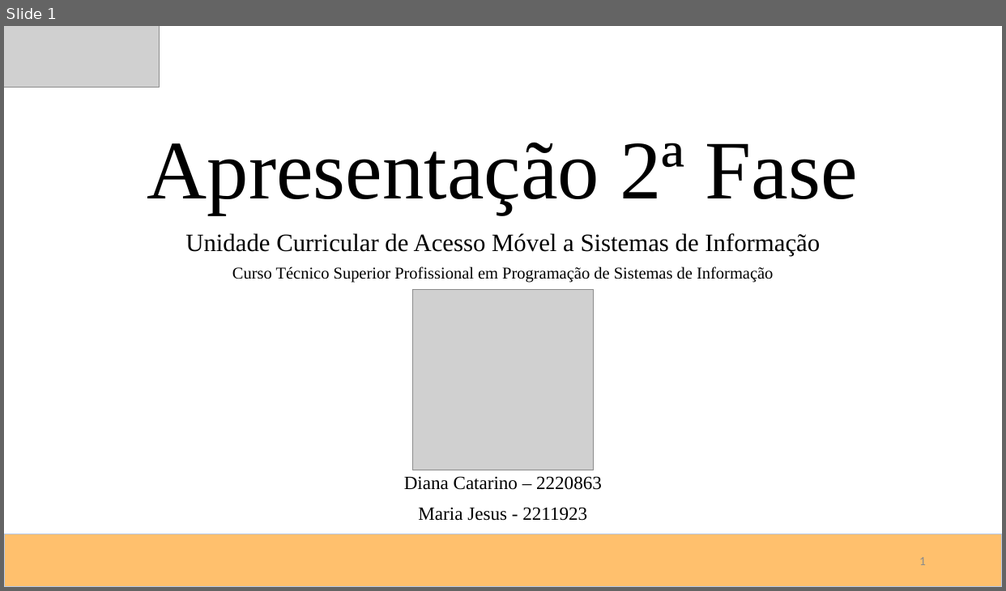
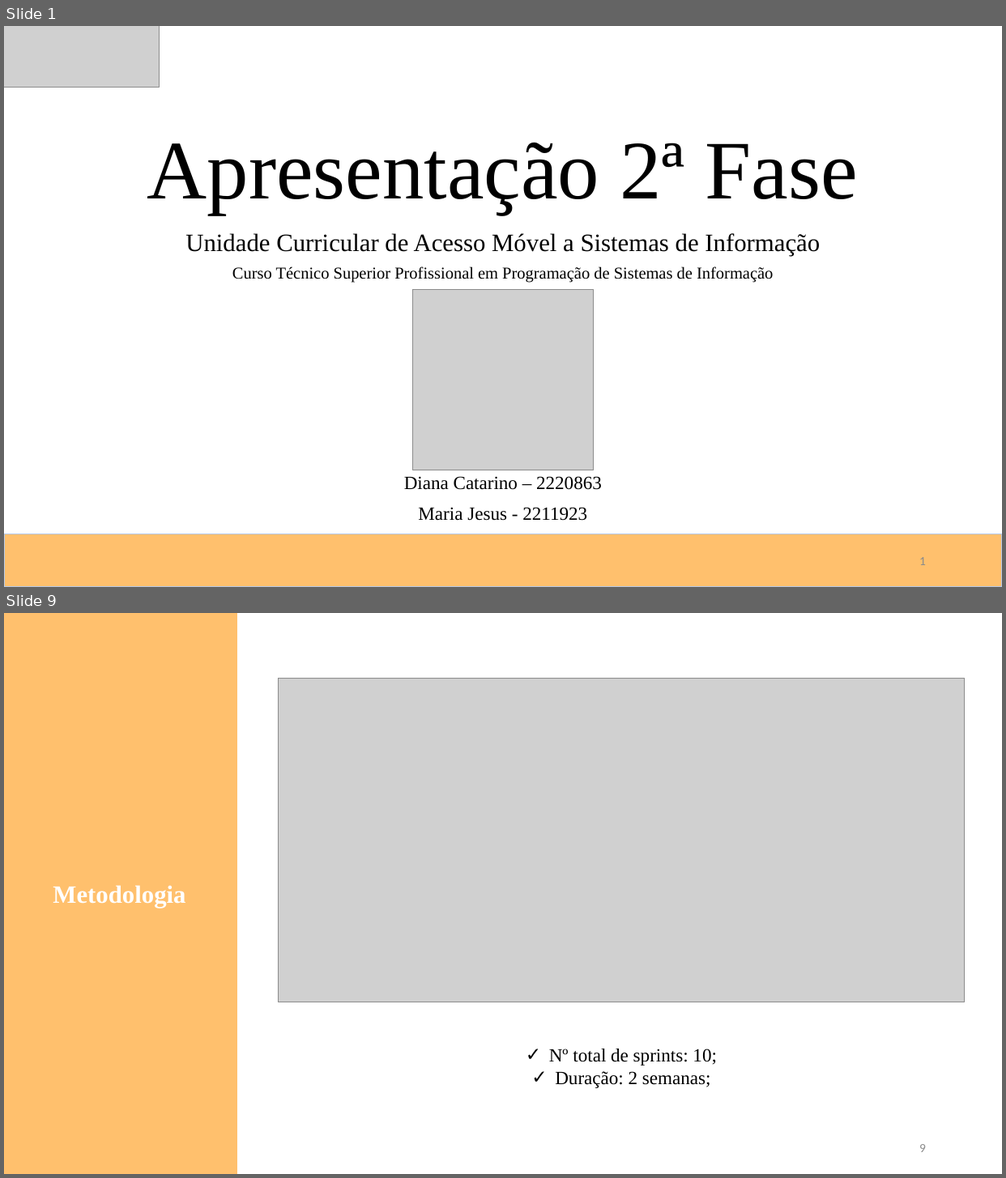
Before and after one commit to dianacatarino/PSI_AMSI_202324, a slide deck: doc/Apresentação 2ª Fase.pptx. Shown one above the other, each under a label of ours: slide 1 before the commit, slides 1 and 9 after it; the slides between them are not shown. The pictures are 1006x591 and 1006x1178 pixels, drawn with LibreOffice and Linux fonts; fonts in the diff are those of the drawing; grey boxes stand for pictures. Boxes give left, top, right and bottom in pixels: in the first picture for what was removed or moved away, otherwise in the second. Text is boxed around its words. In the diff, an @@ line names an element or a change of style, - is before the commit and + after.

```diff
--- a/doc/Apresentação 2ª Fase.pptx
+++ b/doc/Apresentação 2ª Fase.pptx
@@ slide 9 added at (x1=4, y1=613, x2=1002, y2=1174), background #FFFFFF @@
@@ rectangle added at (x1=4, y1=613, x2=236, y2=1174), fill #FFC06D, outline #FFC06D 1 pt @@
@@ picture added at (x1=278, y1=678, x2=965, y2=1003) @@
@@ text added at (x1=53, y1=885, x2=185, y2=908), 24 pt, text #FFFFFF, bold @@
+Metodologia
@@ text added at (x1=549, y1=1049, x2=716, y2=1088), 18 pt, text #000000 @@
+✓ Nº total de sprints: 10;
+✓ Duração: 2 semanas;
@@ page number added at (x1=919, y1=1144, x2=926, y2=1152), 12 pt, text #8C8C8C @@
+9
```
Also in this commit, not shown: 1 slide changed, 9 other slides added.
